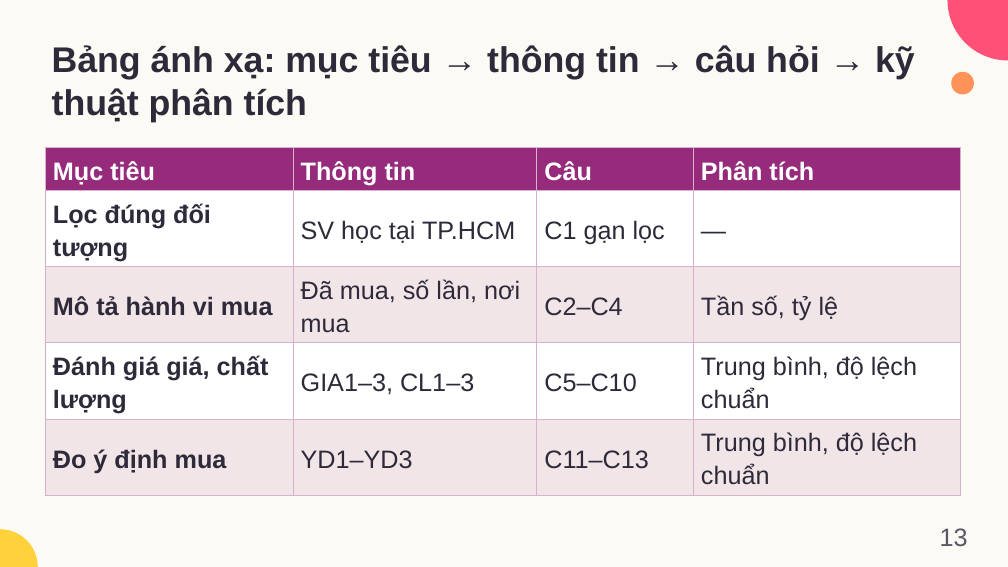
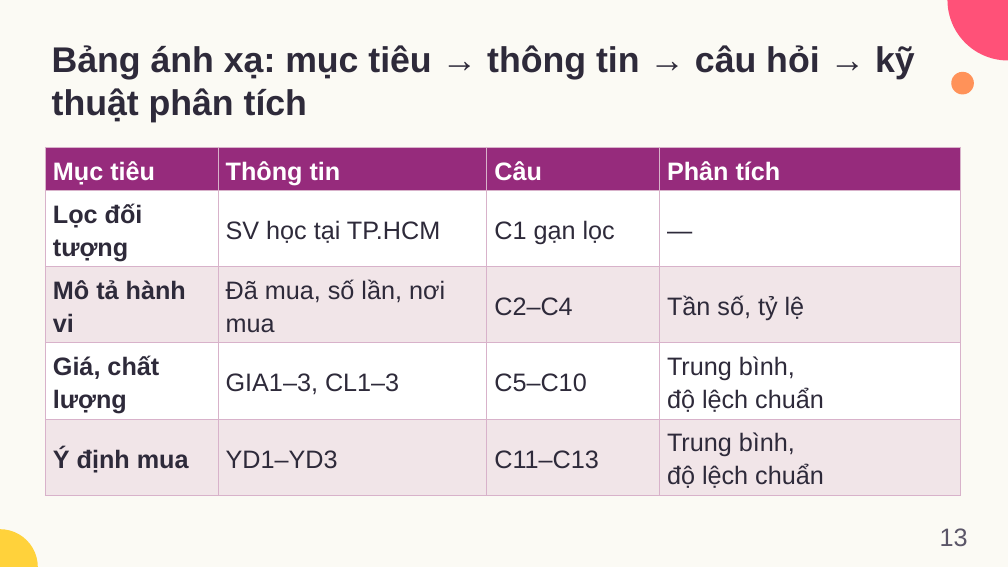
Before and after one commit to dnbaoquyen/academic-pptx-skill, a slide deck: slide 13 of mkt1107/output/MKT1107_W10_slides.pptx. Drawn at 1008x567 pixels with LibreOffice and Linux fonts; fonts in the diff are those of the drawing. Boxes give left, top, right and bottom in pixels: in the first picture for what was removed or moved away, otherwise in the second. Text is boxed around its words. In the diff, an @@ line names an element or a change of style, - is before the commit and + after.

```diff
--- a/mkt1107/output/MKT1107_W10_slides.pptx
+++ b/mkt1107/output/MKT1107_W10_slides.pptx
@@ table at box(45, 147, 960, 492) @@
-row 2, column 1: Lọc đúng đối tượng
+row 2, column 1: Lọc đối tượng
-row 3, column 1: Mô tả hành vi mua
+row 3, column 1: Mô tả hành vi
-row 4, column 1: Đánh giá giá, chất lượng
+row 4, column 1: Giá, chất lượng
-row 4, column 4: Trung bình, độ lệch chuẩn
+row 4, column 4: Trung bình, / độ lệch chuẩn
-row 5, column 1: Đo ý định mua
+row 5, column 1: Ý định mua
-row 5, column 4: Trung bình, độ lệch chuẩn
+row 5, column 4: Trung bình, / độ lệch chuẩn
```
Also in this commit, not shown: 4 other slides changed, 13 other files.
